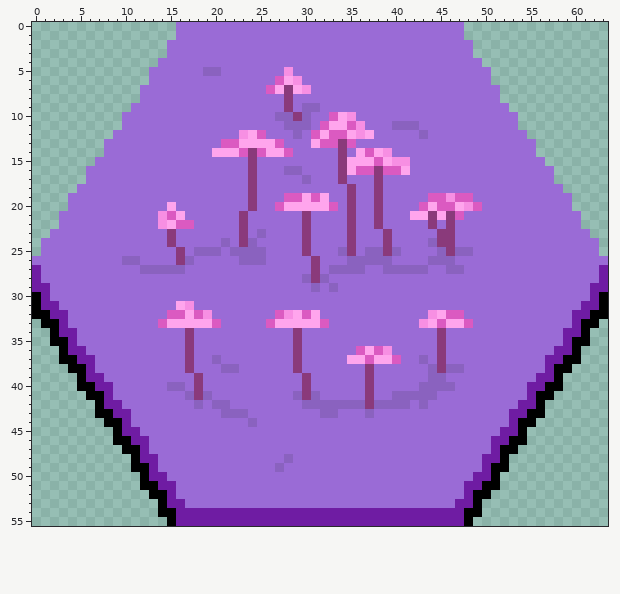
File history of a pixel-art sprite, Images.Tilesets/TileSets/HexaRealm/Tiles/Mycelium+Forest.png. Above is the file before it was changed.
The file is 64x56 pixels.
The result:
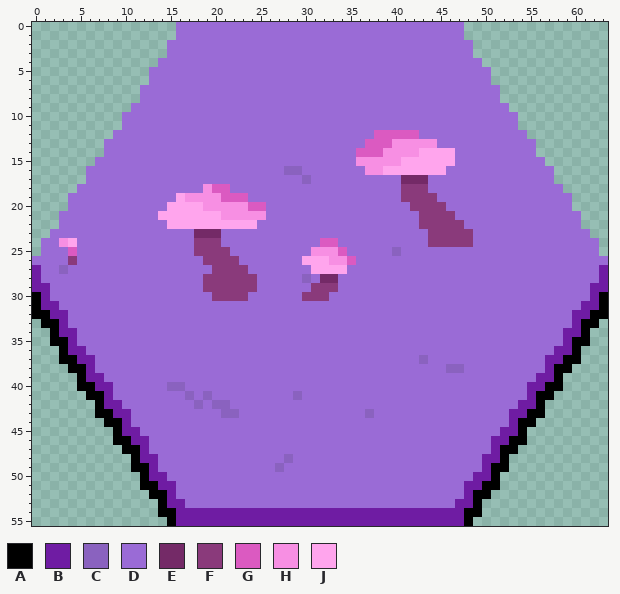
Palette (. is transparent): A #000000  B #6f1ca3  C #8a62bf  D #9a6bd6  E #742a67  F #8a3a7b  G #db5ac1  H #f78fe3  J #ffa5ed
Changes in this commit:
@@ x 0..63 @@
  4 ..............DDDDDDDDDDDDDDDDDDDDDDDDDDDDDDDDDDDD..............
- 5 .............DDDDDDCCDDDDDDDHDDDDDDDDDDDDDDDDDDDDDD.............
- 6 .............DDDDDDDDDDDDDDGJHDDDDDDDDDDDDDDDDDDDDD.............
- 7 ............DDDDDDDDDDDDDDGJFJHDDDDDDDDDDDDDDDDDDDDD............
- 8 ............DDDDDDDDDDDDDDDDFDDDDDDDDDDDDDDDDDDDDDDD............
- 9 ...........DDDDDDDDDDDDDDDDDFDCCDDDDDDDDDDDDDDDDDDDDD...........
-10 ..........DDDDDDDDDDDDDDDDDCCFCDDGJHDDDDDDDDDDDDDDDDDD..........
-11 ..........DDDDDDDDDDDDDDDDDDCCCDGJJGHDDDCCCDDDDDDDDDDD..........
-12 .........DDDDDDDDDDDDDDHJGDDDCDGJGGJHJDDDDDCDDDDDDDDDDD.........
-13 ........DDDDDDDDDDDDDGGJJJJGDDDJGGFGDDDDDDDDDDDDDDDDDDDD........
-14 ........DDDDDDDDDDDDJJJGFGJJGDDDDDFDJGJHDDDDDDDDDDDDDDDD........
-15 .......DDDDDDDDDDDDDDDDDFDDDDDDDDDFJJJGJHHDDDDDDDDDDDDDDD.......
-16 ......DDDDDDDDDDDDDDDDDDFDDDCCDDDDFJGGFGGJDDDDDDDDDDDDDDDD......
-17 ......DDDDDDDDDDDDDDDDDDFDDDDDCDDDFDDDFDDDDDDDDDDDDDDDDDDD......
-18 .....DDDDDDDDDDDDDDDDDDDFDDDDDDDDDDFDDFDDDDDDDDDDDDDDDDDDDD.....
-19 ....DDDDDDDDDDDDDDDDDDDDFDDDGGJGJDDFDDFDDDDDGGHGGDDDDDDDDDDD....
-20 ....DDDDDDDDDDDJDDDDDDDDFDDGJJJJJGDFDDFDDDDGJGGJHGDDDDDDDDDD....
-21 ...DDDDDDDDDDDHGJDDDDDDFDDDDDDFDDDDFDDFDDDJJFJFGDDDDDDDDDDDDD...
-22 ...DDDDDDDDDDDHJGGDDDDDFDDDDDDFDDDDFDDFDDDDDFDFDDDDDDDDDDDDDD...
-23 ..DDDDDDDDDDDDDFDDDDDDDFDCDDDDFDDDDFDDDFDDDDDFFDDDDDDDDDDDDDDD..
-24 .DDDDDDDDDDDDDDFDDDDDCDFCDDDDDFDDDDFDDDFDDDDCFFDDDDDDDDDDDDDDDD.
-25 .DDDDDDDDDDDDDDDFDCCCDCCCCDDDDFDDDCFDCCFCDDDDCFCCDDDDDDDDDDDDDD.
-26 DDDDDDDDDDCCDDDDFCDDDDDCCCDDDDDFDDDCCCCCDDDDCCCDDDDDDDDDDDDDDDDD
-27 BDDDDDDDDDDDCCCCCDDDDDDDDDDDDDDFDCCCCDDCCCCCDDCCDDDDDDDDDDDDDDDB
-28 BDDDDDDDDDDDDDDDDDDDDDDDDDDDDDCFCDDDDDDDDDDDDDDDDDDDDDDDDDDDDDDB
-29 BBDDDDDDDDDDDDDDDDDDDDDDDDDDDDDCDCDDDDDDDDDDDDDDDDDDDDDDDDDDDDBB
-30 ABDDDDDDDDDDDDDDDDDDDDDDDDDDDDDDDDDDDDDDDDDDDDDDDDDDDDDDDDDDDDBA
-31 ABBDDDDDDDDDDDDDJHDDDDDDDDDDDDDDDDDDDDDDDDDDDDDDDDDDDDDDDDDDDBBA
-32 AABBDDDDDDDDDDDGGJGHDDDDDDDGHJGJDDDDDDDDDDDDHJGGDDDDDDDDDDDDBBAA
-33 .AABDDDDDDDDDDGJJJJJGDDDDDGJJJJJGDDDDDDDDDDHJGJJGDDDDDDDDDDDBAA.
-34 ..ABBDDDDDDDDDDDDFDDDDDDDDDDDFDDDDDDDDDDDDDDDFDDDDDDDDDDDDDBBA..
-35 ..AABDDDDDDDDDDDDFDDDDDDDDDDDFDDDDDDDDDDDDDDDFDDDDDDDDDDDDDBAA..
-36 ...ABBDDDDDDDDDDDFDDDDDDDDDDDFDDDDDDGJGHDDDDDFDDDDDDDDDDDDBBA...
-37 ...AABBDDDDDDDDDDFDDCDDDDDDDDFDDDDDJJGJJGDDCDFDDDDDDDDDDDBBAA...
-38 ....AABDDDDDDDDDDFDDDCCDDDDDDFDDDDDDDFDDDDDDCFCCDDDDDDDDDBAA....
-39 .....ABBDDDDDDDDDDFDDDDDDDDDDDFDDDDDDFDDDDDDCCDDDDDDDDDDBBA.....
-40 .....AABBDDDDDDCCDFDDDDDDDDDDDFDDDDDDFDDDDDCCCCDDDDDDDDBBAA.....
-41 ......AABDDDDDDDDCFCDDDDDDDDDCFCDDDDDFDDCCCCCDDDDDDDDDDBAA......
-42 .......ABBDDDDDDDDCDCCDDDDDDDDCCCCCCCFCCCCDCDDDDDDDDDDBBA.......
-43 .......AABBDDDDDDDDDDCCCDDDDDDDDCCDDDCDDDDDDDDDDDDDDDBBAA.......
-44 ........AABDDDDDDDDDDDDDCDDDDDDDDDDDDDDDDDDDDDDDDDDDDBAA........
+ 5 .............DDDDDDDDDDDDDDDDDDDDDDDDDDDDDDDDDDDDDD.............
+ 6 .............DDDDDDDDDDDDDDDDDDDDDDDDDDDDDDDDDDDDDD.............
+ 7 ............DDDDDDDDDDDDDDDDDDDDDDDDDDDDDDDDDDDDDDDD............
+ 8 ............DDDDDDDDDDDDDDDDDDDDDDDDDDDDDDDDDDDDDDDD............
+ 9 ...........DDDDDDDDDDDDDDDDDDDDDDDDDDDDDDDDDDDDDDDDDD...........
+10 ..........DDDDDDDDDDDDDDDDDDDDDDDDDDDDDDDDDDDDDDDDDDDD..........
+11 ..........DDDDDDDDDDDDDDDDDDDDDDDDDDDDDDDDDDDDDDDDDDDD..........
+12 .........DDDDDDDDDDDDDDDDDDDDDDDDDDDDDGGGGGDDDDDDDDDDDD.........
+13 ........DDDDDDDDDDDDDDDDDDDDDDDDDDDDDGGGHHHHHDDDDDDDDDDD........
+14 ........DDDDDDDDDDDDDDDDDDDDDDDDDDDDGGGHHHHJJJJDDDDDDDDD........
+15 .......DDDDDDDDDDDDDDDDDDDDDDDDDDDDDHHHHHJJJJJJDDDDDDDDDD.......
+16 ......DDDDDDDDDDDDDDDDDDDDDDCCDDDDDDDHHJJJJJJJDDDDDDDDDDDD......
+17 ......DDDDDDDDDDDDDDDDDDDDDDDDCDDDDDDDDDDEEEDDDDDDDDDDDDDD......
+18 .....DDDDDDDDDDDDDDHGGDDDDDDDDDDDDDDDDDDDFFFDDDDDDDDDDDDDDD.....
+19 ....DDDDDDDDDDDDJHHHHGGGDDDDDDDDDDDDDDDDDFFFFDDDDDDDDDDDDDDD....
+20 ....DDDDDDDDDDDJJJJHHHHHGGDDDDDDDDDDDDDDDDFFFFDDDDDDDDDDDDDD....
+21 ...DDDDDDDDDDDJJJJJJJHHHHHDDDDDDDDDDDDDDDDDFFFFDDDDDDDDDDDDDD...
+22 ...DDDDDDDDDDDDJJJJJJJJJJDDDDDDDDDDDDDDDDDDFFFFFDDDDDDDDDDDDD...
+23 ..DDDDDDDDDDDDDDDDEEEDDDDDDDDDDDDDDDDDDDDDDDFFFFFDDDDDDDDDDDDD..
+24 .DDHJDDDDDDDDDDDDDFFFDDDDDDDDDDDGGDDDDDDDDDDFFFFFDDDDDDDDDDDDDD.
+25 .DDDGDDDDDDDDDDDDDFFFFDDDDDDDDDHHHGDDDDDCDDDDDDDDDDDDDDDDDDDDDD.
+26 DDDDFDDDDDDDDDDDDDDFFFFDDDDDDDJJJHHGDDDDDDDDDDDDDDDDDDDDDDDDDDDD
+27 BDDCDDDDDDDDDDDDDDDDFFFFDDDDDDDJJJJDDDDDDDDDDDDDDDDDDDDDDDDDDDDB
+28 BDDDDDDDDDDDDDDDDDDFFFFFFDDDDDCDEEDDDDDDDDDDDDDDDDDDDDDDDDDDDDDB
+29 BBDDDDDDDDDDDDDDDDDFFFFFFDDDDDDFFFDDDDDDDDDDDDDDDDDDDDDDDDDDDDBB
+30 ABDDDDDDDDDDDDDDDDDDFFFFDDDDDDFFFDDDDDDDDDDDDDDDDDDDDDDDDDDDDDBA
+31 ABBDDDDDDDDDDDDDDDDDDDDDDDDDDDDDDDDDDDDDDDDDDDDDDDDDDDDDDDDDDBBA
+32 AABBDDDDDDDDDDDDDDDDDDDDDDDDDDDDDDDDDDDDDDDDDDDDDDDDDDDDDDDDBBAA
+33 .AABDDDDDDDDDDDDDDDDDDDDDDDDDDDDDDDDDDDDDDDDDDDDDDDDDDDDDDDDBAA.
+34 ..ABBDDDDDDDDDDDDDDDDDDDDDDDDDDDDDDDDDDDDDDDDDDDDDDDDDDDDDDBBA..
+35 ..AABDDDDDDDDDDDDDDDDDDDDDDDDDDDDDDDDDDDDDDDDDDDDDDDDDDDDDDBAA..
+36 ...ABBDDDDDDDDDDDDDDDDDDDDDDDDDDDDDDDDDDDDDDDDDDDDDDDDDDDDBBA...
+37 ...AABBDDDDDDDDDDDDDDDDDDDDDDDDDDDDDDDDDDDDCDDDDDDDDDDDDDBBAA...
+38 ....AABDDDDDDDDDDDDDDDDDDDDDDDDDDDDDDDDDDDDDDDCCDDDDDDDDDBAA....
+39 .....ABBDDDDDDDDDDDDDDDDDDDDDDDDDDDDDDDDDDDDDDDDDDDDDDDDBBA.....
+40 .....AABBDDDDDDCCDDDDDDDDDDDDDDDDDDDDDDDDDDDDDDDDDDDDDDBBAA.....
+41 ......AABDDDDDDDDCDCDDDDDDDDDCDDDDDDDDDDDDDDDDDDDDDDDDDBAA......
+42 .......ABBDDDDDDDDCDCCDDDDDDDDDDDDDDDDDDDDDDDDDDDDDDDDBBA.......
+43 .......AABBDDDDDDDDDDCCDDDDDDDDDDDDDDCDDDDDDDDDDDDDDDBBAA.......
+44 ........AABDDDDDDDDDDDDDDDDDDDDDDDDDDDDDDDDDDDDDDDDDDBAA........
 45 .........ABBDDDDDDDDDDDDDDDDDDDDDDDDDDDDDDDDDDDDDDDDBBA.........
